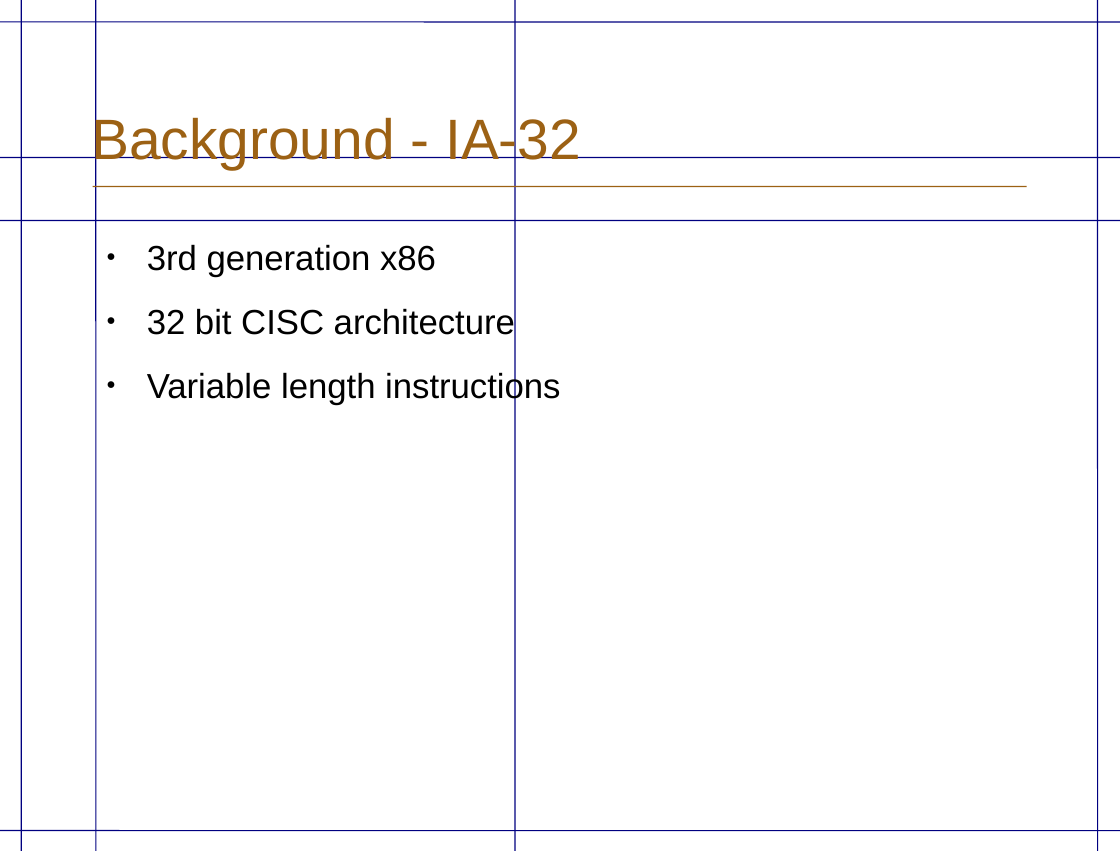
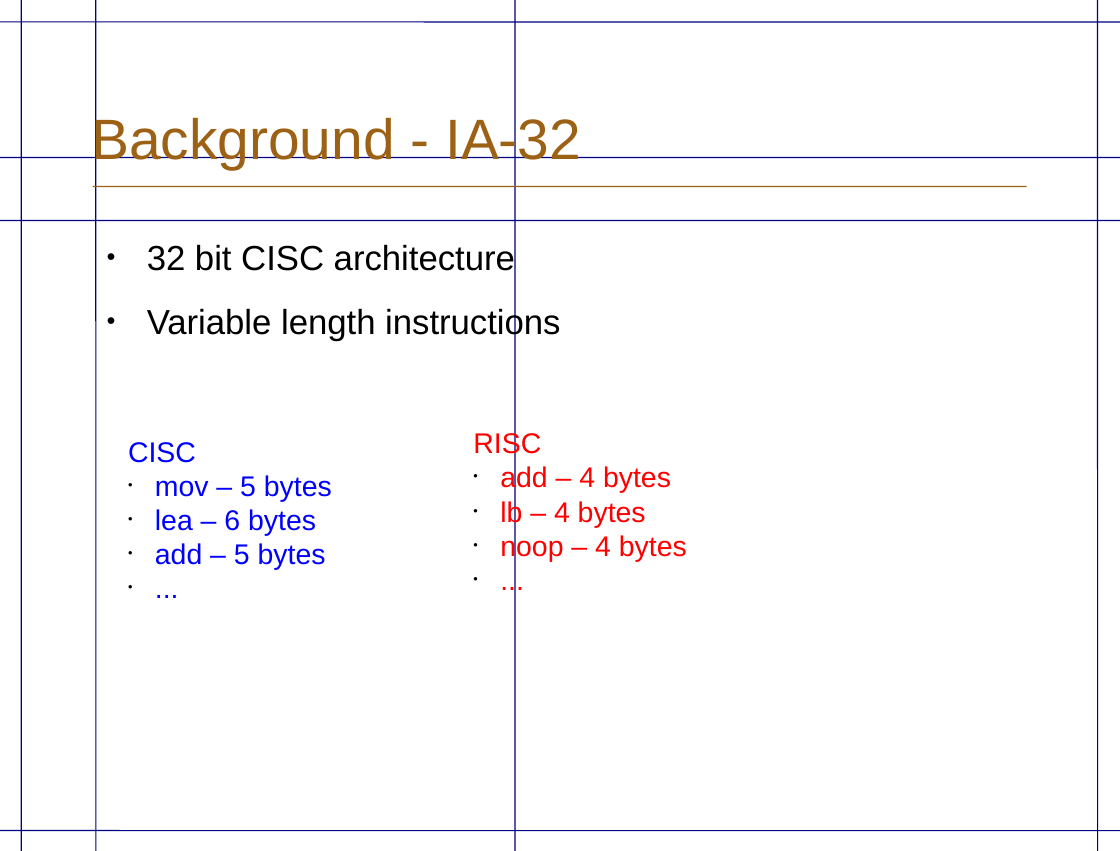
Before and after one commit to eriknylander/exjobb, a slide deck: slide 6 of Presentation/ExjobbPresentation _english.odp (slide 7 before the commit). Drawn at 1120x851 pixels with LibreOffice and Linux fonts; fonts in the diff are those of the drawing; background and template pictures are left out. Boxes give left, top, right and bottom in pixels: in the first picture for what was removed or moved away, otherwise in the second. Text is boxed around its words. In the diff, an @@ line names an element or a change of style, - is before the commit and + after.

```diff
--- a/Presentation/ExjobbPresentation _english.odp
+++ b/Presentation/ExjobbPresentation _english.odp
@@ text at bbox=[147, 244, 436, 277]: paragraph removed @@
-● 3rd generation x86
@@ text added at bbox=[128, 442, 332, 570], 18 pt, text #0000FF @@
+CISC
+• mov – 5 bytes
+• lea – 6 bytes
+• add – 5 bytes
+• ...
@@ text added at bbox=[473, 431, 687, 561], 18 pt, text #FF0000 @@
+RISC
+• add – 4 bytes
+• lb – 4 bytes
+• noop – 4 bytes
+• ...
```
Also in this commit, not shown: 10 other slides changed, 5 slides added, 2 slides removed, 2 other files.
